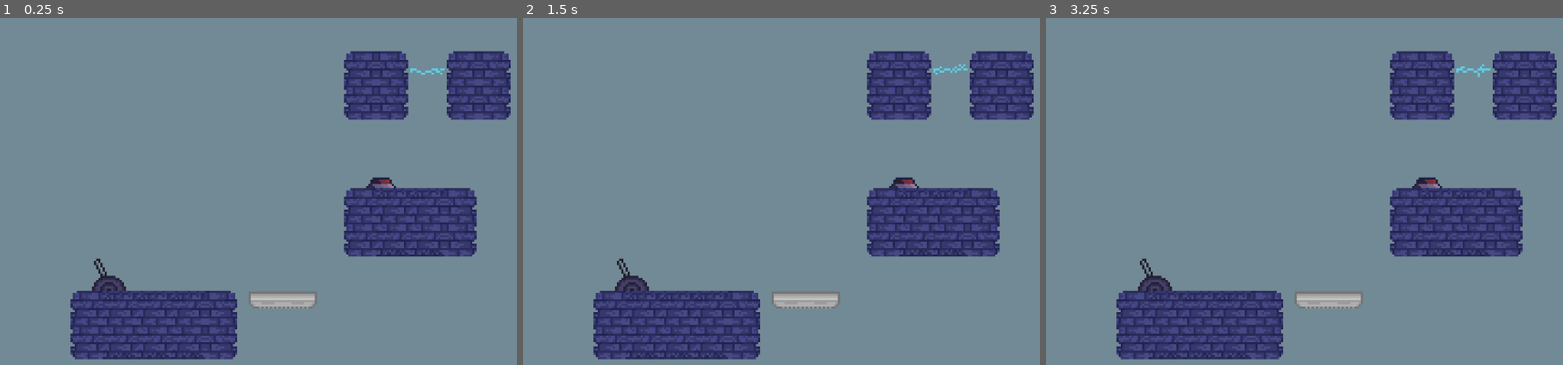
Above: before the commit, frames 1-3 (left to right).
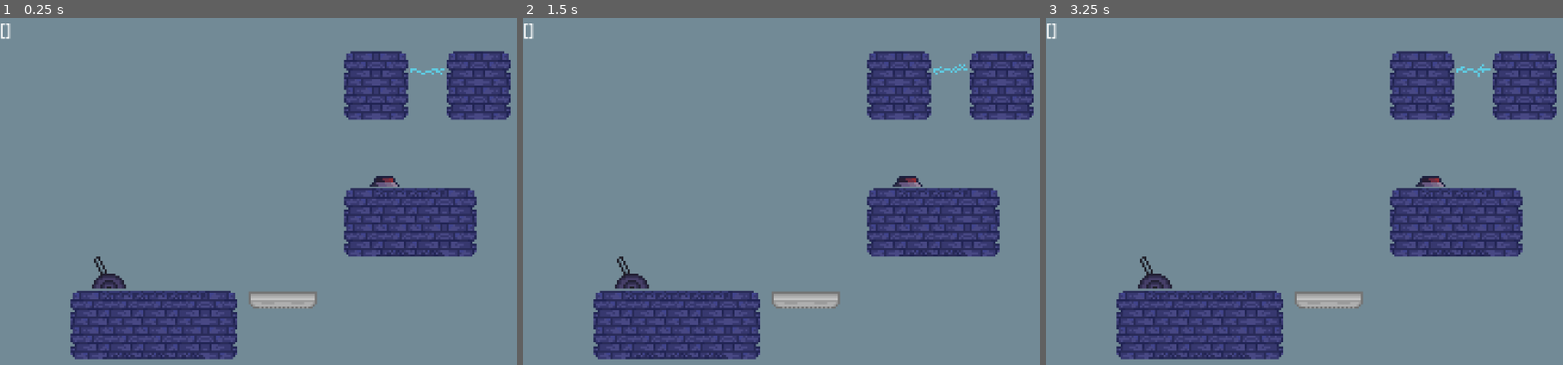
Above: after the commit, the same moments.

Repository: bsimovic93/CO-OP-2D-Project
Game: Godot game, scene res://scenes/main.tscn
Two runs of this game, one before a commit and one after it. Both use one fixed random seed, a clock stepped at 60 frames per second and the inputs below.
Inputs:
- Up to frame 1 (0.25 s): no input
- Up to frame 2 (1.5 s): tap Enter (ui_accept) at 0.5, 0.77, 1.25 s; hold Right (ui_right) from 0.53 s (still down); tap E (interact) at 0.6, 1.35 s
- Up to frame 3 (3.25 s): tap Enter (ui_accept) at 1.52, 2.75, 3.02 s; tap F (reset) at 2 s; release Right (ui_right) at 2.03 s; hold Left (ui_left) 2.03-2.78 s; tap E (interact) at 2.1, 2.85 s; hold Right (ui_right) from 2.78 s (still down)

The runs differ from the first frame. In frame 1, 0.4% of the frame differs, in the area x 0-78%, y 1-79%; in frame 2, 0.4%; in frame 3, 0.4%.

Commit message:
Fix: interactions
TODO optimize code, to much boilerplate in item classes

Diff:
--- a/scenes/button.tscn
+++ b/scenes/button.tscn
@@ -41,6 +41,3 @@
 
 [node name="MultiplayerSynchronizer" type="MultiplayerSynchronizer" parent="."]
 replication_config = SubResource("SceneReplicationConfig_v5kuy")
-
-[connection signal="body_entered" from="Area2D" to="." method="_on_area_2d_body_entered_button"]
-[connection signal="body_exited" from="Area2D" to="." method="_on_area_2d_body_exited_button"]
--- a/scenes/lever.tscn
+++ b/scenes/lever.tscn
@@ -52,6 +52,3 @@
 
 [node name="MultiplayerSynchronizer" type="MultiplayerSynchronizer" parent="."]
 replication_config = SubResource("SceneReplicationConfig_ofcce")
-
-[connection signal="body_entered" from="Area2D" to="." method="_on_area_2d_body_entered"]
-[connection signal="body_exited" from="Area2D" to="." method="_on_area_2d_body_exited"]
--- a/scenes/test_level.tscn
+++ b/scenes/test_level.tscn
@@ -87,11 +87,13 @@
 [node name="MovingPlatform" parent="." instance=ExtResource("5_k176b")]
 
 [node name="Lever" parent="." node_paths=PackedStringArray("moving_platform") instance=ExtResource("3_vb48e")]
-position = Vector2(102, 240)
+position = Vector2(102, 238)
 moving_platform = NodePath("../MovingPlatform")
+lever_id = 420
 
 [node name="Button" parent="." node_paths=PackedStringArray("lightnig_gate") instance=ExtResource("6_srke2")]
-position = Vector2(357, 144)
+position = Vector2(360, 143)
+button_id = 69
 lightnig_gate = NodePath("../Shocker")
 
 [node name="Shocker" type="Node2D" parent="."]
@@ -111,7 +113,7 @@
 [node name="1" type="Node2D" parent="SpawnPoints" groups=["PlayerSpawnPoint"]]
 position = Vector2(408, 136)
 
-[node name="DebugText" type="Label" parent="."]
-offset_left = 376.0
-offset_right = 416.0
+[node name="Interaction1" type="Label" parent="."]
+offset_right = 40.0
 offset_bottom = 23.0
+text = "this is interaction 1"
--- a/scripts/button.gd
+++ b/scripts/button.gd
@@ -1,5 +1,7 @@
 extends Node2D
+class_name PushButton
 @export var is_pushed = false;
+@export var button_id = 0
 @export var lightnig_gate: Node2D;
 
 
@@ -10,6 +12,27 @@
 
 # Called every frame. 'delta' is the elapsed time since the previous frame.
 func _process(delta):
+
+
+
+	if get_node("Area2D").get_overlapping_bodies().size() > 0:
+		# add this to the stuff
+		InteractionManager.add_interacting_item(button_id, get_node('.'))
+		if check_overlap_authority(get_node("Area2D").get_overlapping_bodies()):
+			if Input.is_action_just_pressed("interact") and is_pushed != true:
+				InteractionManager.check_interaction({
+					'action': 'button-push',
+					'id': button_id
+				})
+			if Input.is_action_just_released("interact"):
+				InteractionManager.check_interaction({
+					'action': 'button-relese',
+					'id': button_id
+				})
+	else:
+		InteractionManager.remove_interacting_item(button_id)
+	pass
+
 	get_node('AnimatedSprite2D').set_frame(int(is_pushed))
 	if is_pushed == true:
 		lightnig_gate.hide()
@@ -19,15 +42,9 @@
 	pass
 
 
-func _on_area_2d_body_entered_button(body):
-	print('e?')
-	if body is CharacterBody2D:
-		InteractionManager.currently_interacting_object = get_node(".")
-		pass # Replace with function body.
-
-
-func _on_area_2d_body_exited_button(body):
-	print('a?')
-	if body is CharacterBody2D:
-		InteractionManager.currently_interacting_object = null;
-		pass # Replace with function body
+func check_overlap_authority(bodies: Array[Node2D]):
+	var can_interact = false;
+	for body in bodies:
+		if body.get_node('MultiplayerSynchronizer').get_multiplayer_authority() == multiplayer.get_unique_id():
+			can_interact = true
+	return can_interact
--- a/scripts/interactions.gd
+++ b/scripts/interactions.gd
@@ -1,37 +1,71 @@
 extends Node
 
-#this may have to be an array of objects cuz of multiplayer
-@export var currently_interacting_object: Node2D;
+@export var interacting_items = {};
+
 @export var can_move: bool = true;
 signal  interaction_happened(value);
 
+
 # Called when the node enters the scene tree for the first time.
 func _ready():
+	interaction_happened.connect(handle_interaction)
 	pass # Replace with function body.
 
 
 # Called every frame. 'delta' is the elapsed time since the previous frame.
 func _process(delta):
-	# Here we can lisen when current inter object is not null and
-	# listen for some input to dispatch some events
-	if currently_interacting_object != null:
-		can_move = true;
-		match currently_interacting_object.name:
-			'Lever':
-				if Input.is_action_just_pressed("interact"):
-					can_move = false;
-					interaction_happened.emit({
-						"action": 'lever-pull'
-					});
-					print('interaction called')
-			'Button':
-				if Input.is_action_just_pressed("interact"):
-					can_move = false;
-					interaction_happened.emit({
-						"action": 'button-push'
-					});
-				if Input.is_action_just_released("interact"):
-					interaction_happened.emit({
-						"action": 'button-relese'
-					});
 	pass
+
+func add_interacting_item(id, item):
+	if interacting_items.has(id):
+		return
+	else:
+		interacting_items[id] = item;
+
+func remove_interacting_item(id):
+	if !interacting_items.has(id):
+		return
+	else:
+		interacting_items.erase(id)
+
+
+
+func check_interaction(interaction):
+
+	var current_interaction = interacting_items.get(interaction.id);
+
+	can_move = true;
+	match current_interaction.name:
+		'Lever':
+			interaction_happened.emit({
+				"action": interaction.action,
+				"id": interaction.id
+			});
+			print('interaction called')
+		'Button':
+			#can_move = false;
+			if interaction.action == 'button-push':
+				can_move = false
+			if interaction.action == 'button-relese':
+				can_move = true
+			interaction_happened.emit({
+				"action": interaction.action,
+				"id": interaction.id
+			});
+
+@rpc("any_peer","call_local")
+func do_interaction(interaction):
+	var item = interacting_items.get(interaction.id);
+	if item != null:
+		print(interacting_items.keys())
+		if interaction.action == 'lever-pull':
+			item.is_active = !item.is_active
+			item.interact()
+		if interaction.action == 'button-push':
+			item.is_pushed = true;
+		if interaction.action == 'button-relese':
+			item.is_pushed = false;
+
+
+func handle_interaction(interaction):
+	do_interaction.rpc(interaction)
--- a/scripts/lever.gd
+++ b/scripts/lever.gd
@@ -3,6 +3,7 @@
 var current_interacting_body = null;
 
 @export var moving_platform: Node2D;
+@export var lever_id = 0;
 
 @export var is_active = false;
 
@@ -13,7 +14,25 @@
 
 # Called every frame. 'delta' is the elapsed time since the previous frame.
 func _process(delta):
+	if get_node("Area2D").get_overlapping_bodies().size() > 0:
+		# add this to the stuff
+		InteractionManager.add_interacting_item(lever_id, get_node('.'))
+		if check_overlap_authority(get_node("Area2D").get_overlapping_bodies()):
+			if Input.is_action_just_pressed("interact"):
+				InteractionManager.check_interaction({
+					'action': 'lever-pull',
+					'id': lever_id
+				})
+	else:
+		InteractionManager.remove_interacting_item(lever_id)
 	pass
+
+func check_overlap_authority(bodies: Array[Node2D]):
+	var can_interact = false;
+	for body in bodies:
+		if body.get_node('MultiplayerSynchronizer').get_multiplayer_authority() == multiplayer.get_unique_id():
+			can_interact = true
+	return can_interact
 
 func interact():
 	if is_active == true:
@@ -23,13 +42,3 @@
 		moving_platform.get_node("AnimationPlayer").play_backwards("move_up");
 		get_node("AnimatedSprite2D").play_backwards("pull_lever");
 	pass
-
-func _on_area_2d_body_entered(body):
-	if body is CharacterBody2D:
-		InteractionManager.currently_interacting_object = get_node(".");
-		pass # Replace with function body.
-
-func _on_area_2d_body_exited(body):
-	if body is CharacterBody2D:
-		InteractionManager.currently_interacting_object = null;
-		pass # Replace with function body
--- a/scripts/test_level.gd
+++ b/scripts/test_level.gd
@@ -13,31 +13,12 @@
 				current_player.global_position = spawn.global_position
 		index += 1
 
-	InteractionManager.interaction_happened.connect(_handle_interaction);
 	pass # Replace with function body.
 
 
 # Called every frame. 'delta' is the elapsed time since the previous frame.
 func _process(delta):
-	if InteractionManager.currently_interacting_object:
-		$DebugText.text = str(InteractionManager.currently_interacting_object.name)
-	else:
-		$DebugText.text = ''
+	$Interaction1.text = str(InteractionManager.interacting_items.keys())
 	if Input.is_action_pressed("reset"):
 		get_tree().change_scene_to_file("res://scenes/test_level.tscn");
 	pass
-
-@rpc("any_peer","call_local")
-func do_interaction(interaction):
-
-	if interaction.action == 'lever-pull':
-		InteractionManager.currently_interacting_object.is_active = !InteractionManager.currently_interacting_object.is_active
-		InteractionManager.currently_interacting_object.interact()
-	if interaction.action == 'button-push':
-		InteractionManager.currently_interacting_object.is_pushed = true;
-	if interaction.action == 'button-relese':
-		InteractionManager.currently_interacting_object.is_pushed = false;
-
-func _handle_interaction(interaction):
-	do_interaction.rpc(interaction)
-	pass
